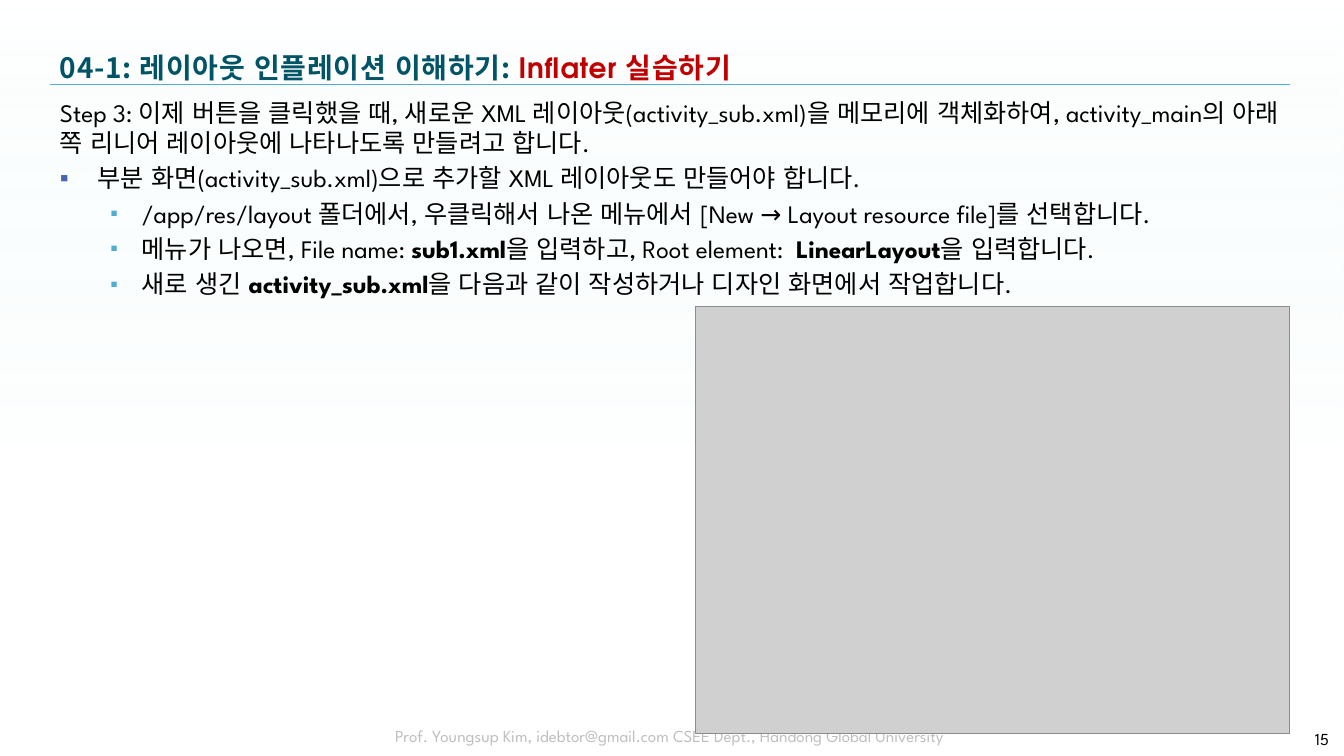
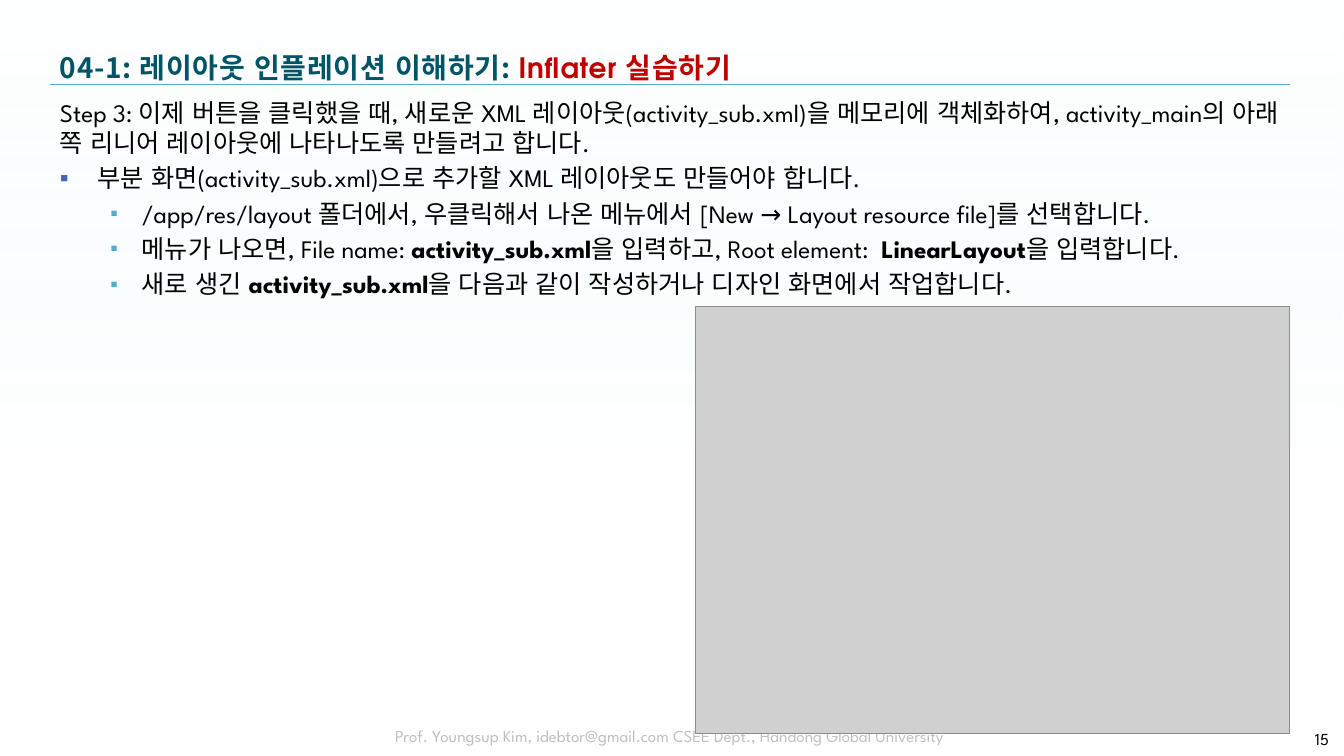
Before and after one commit to tae7841/HuStarAS, a slide deck: slide 15 of ppts/04Activity.pptx. Drawn at 1344x756 pixels with LibreOffice and Linux fonts; fonts in the diff are those of the drawing; grey boxes stand for pictures; background and template pictures are left out. Boxes give left, top, right and bottom in pixels: in the first picture for what was removed or moved away, otherwise in the second. Text is boxed around its words. In the diff, an @@ line names an element or a change of style, - is before the commit and + after.

```diff
--- a/ppts/04Activity.pptx
+++ b/ppts/04Activity.pptx
@@ text at <box>142,237,1180,264</box>: text changed @@
-  ▪ 메뉴가 나오면, File name: sub1.xml을 입력하고, Root element: LinearLayout을 입력합니다.
+  ▪ 메뉴가 나오면, File name: activity_sub.xml을 입력하고, Root element: LinearLayout을 입력합니다.
```
Also in this commit, not shown: 3 other slides changed, 1 slide added.
